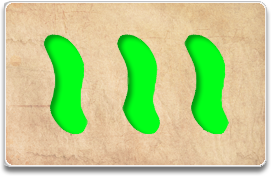
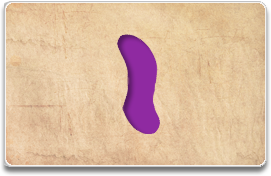
Revision of a layered 271px x 176px image; what changed, layer by layer:
added layer "One Squiggle" above "Two Squiggle" over [117, 34, 160, 135]
renamed "Layer 13" to "Three Squiggle", hid it over [43, 34, 229, 135]
